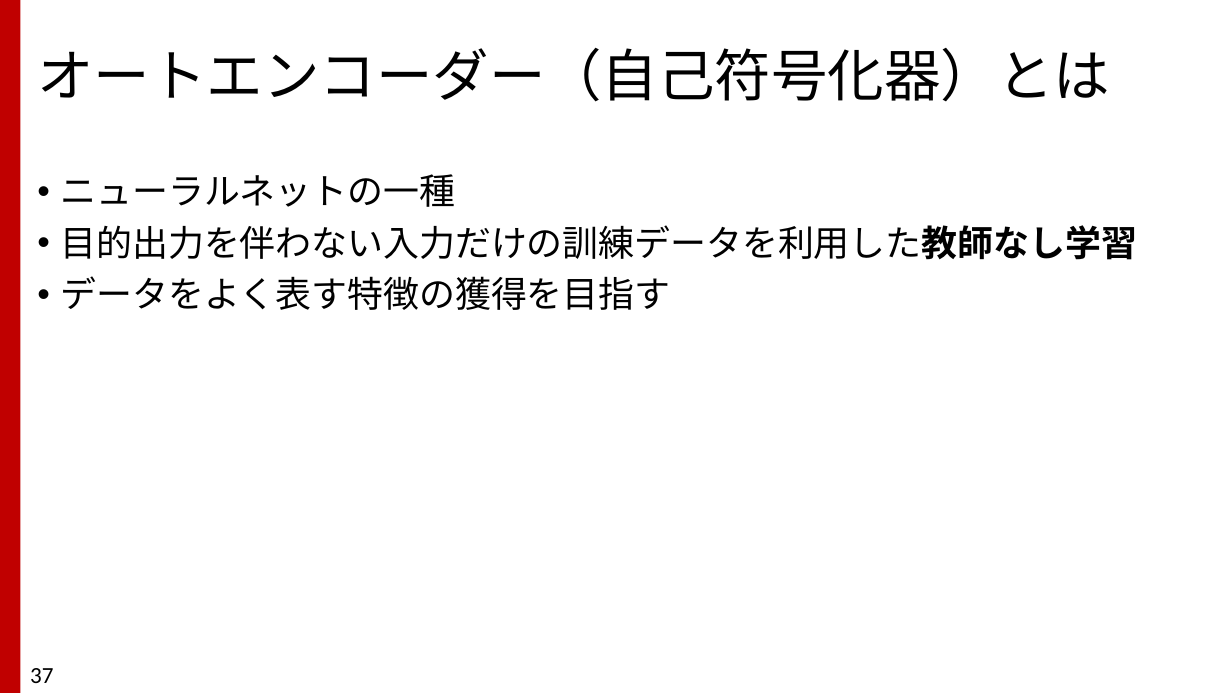
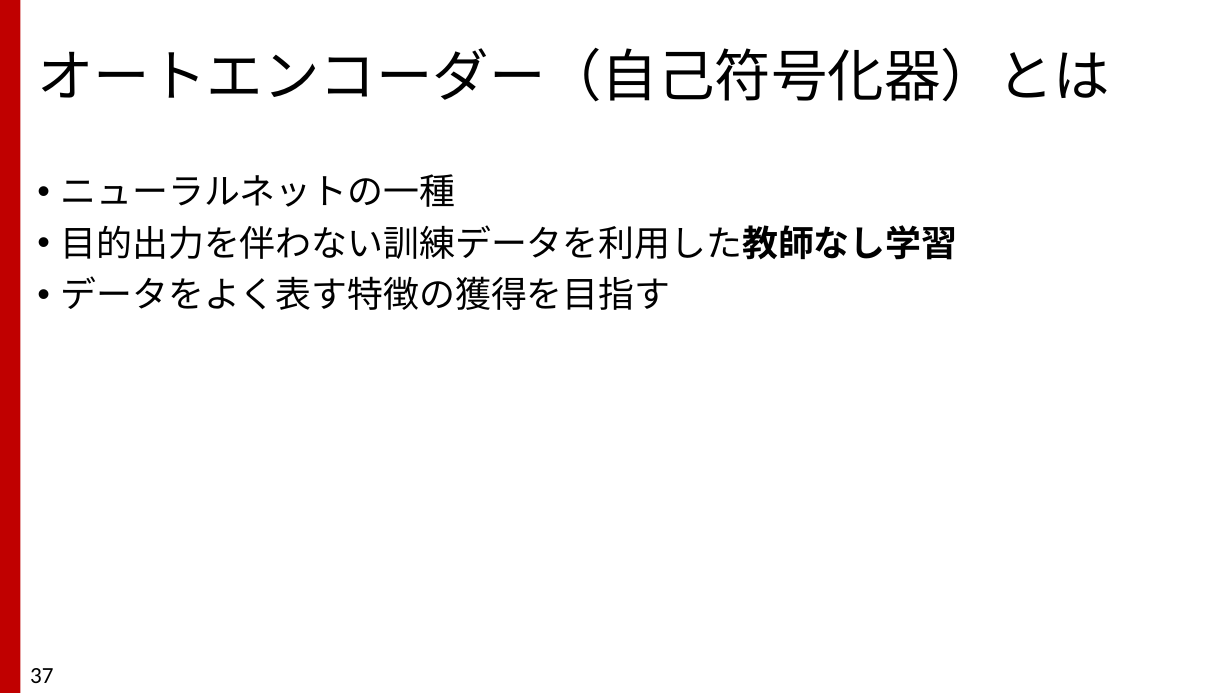
Before and after one commit to TakashiIjiri/TakashiIjiri.github.io, a slide deck: slide 37 of classes/cv/cv8.pptx. Drawn at 1232x693 pixels with LibreOffice and Linux fonts; fonts in the diff are those of the drawing. Boxes give left, top, right and bottom in pixels: in the first picture for what was removed or moved away, otherwise in the second. Text is boxed around its words. In the diff, an @@ line names an element or a change of style, - is before the commit and + after.

```diff
--- a/classes/cv/cv8.pptx
+++ b/classes/cv/cv8.pptx
@@ text at (60,225,957,260): text changed @@
-• 目的出力を伴わない入力だけの訓練データを利用した教師なし学習
+• 目的出力を伴わない訓練データを利用した教師なし学習
```
Also in this commit, not shown: 14 other slides changed, 1 other file.
